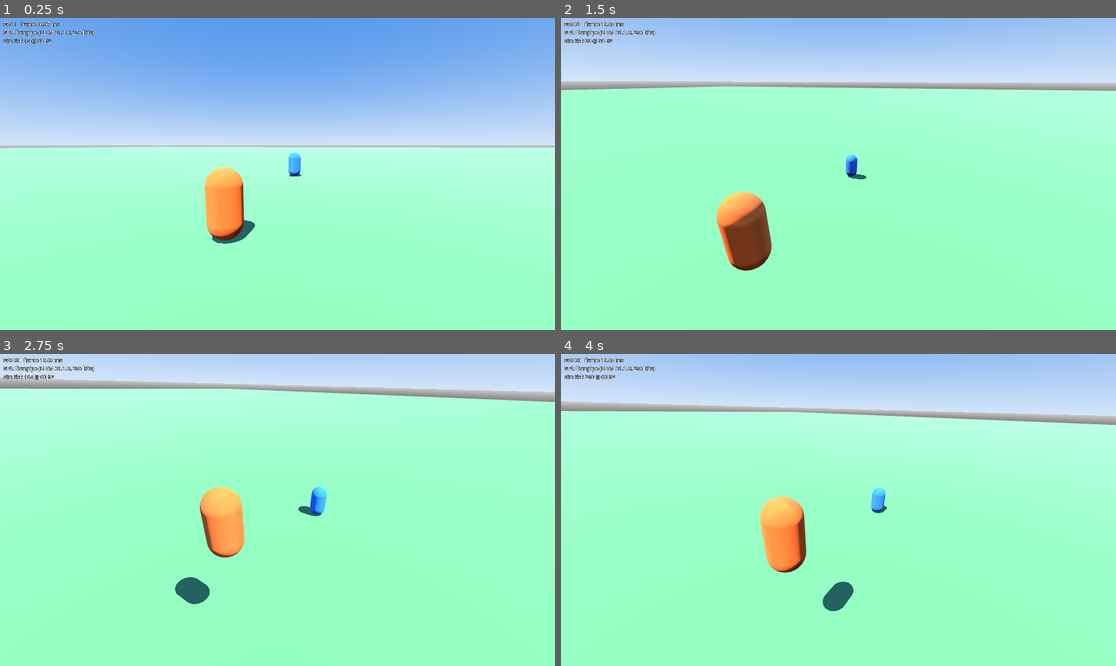
Above: before the commit, frames 1-4 (two rows, left to right).
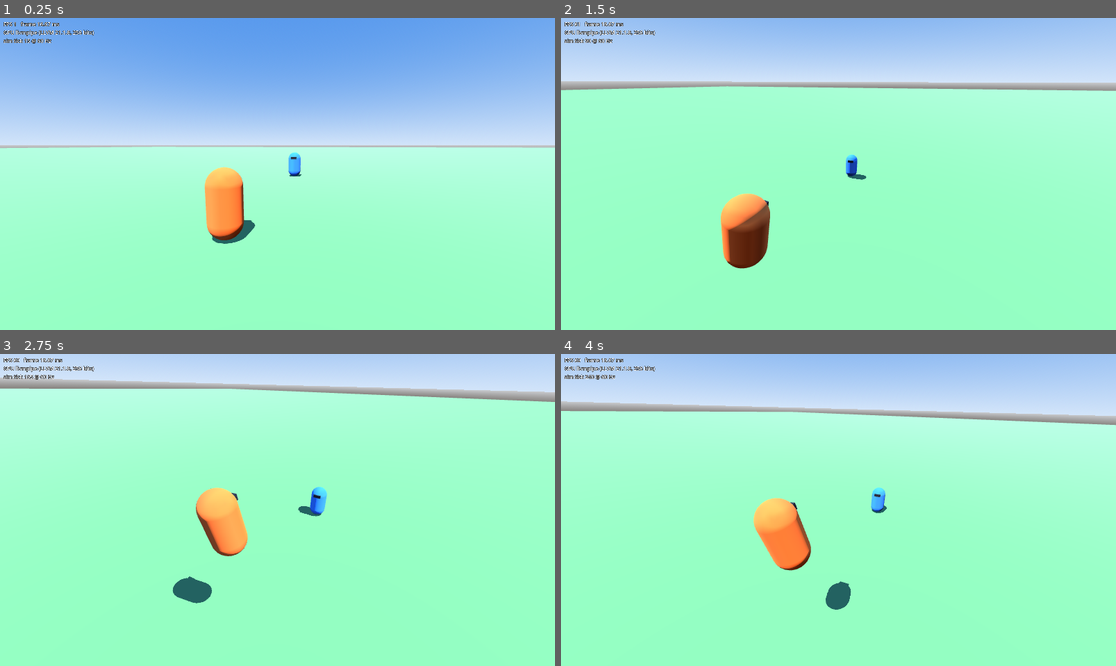
Above: after the commit, the same moments.

Repository: ArnabChatterjee20k/skybreak
Game: Godot game, scene res://game/levels/test_arena.tscn
The game is run twice, just before and just after one commit, with the same random seed, the same clock (stepped at 60 frames per second) and the same inputs.
Inputs (mouse positions are in pixels of both pictures, inside the frame that each line leads up to):
- Up to frame 1 (0.25 s): no input
- Up to frame 2 (1.5 s): tap Enter at 0.5 s; move the mouse to (960, 158) at 0.52 s; hold D (move_right) 0.53-1.28 s; tap Space (ascend) at 0.6 s; click (960, 158) at 0.67 s; move the mouse to (810, 174) at 1.27 s; hold W (move_forward) from 1.28 s (still down); tap E (fighter_block) at 1.35 s
- Up to frame 3 (2.75 s): keep holding W (move_forward); move the mouse to (288, 503) at 2.02 s; tap X (fighter_breaker) at 2.1 s
- Up to frame 4 (4 s): keep holding W (move_forward); move the mouse to (832, 516) at 2.77 s; tap R (fighter_charge) at 2.85 s; click (832, 516) at 2.92 s; move the mouse to (877, 513) at 3.52 s; tap Shift (fighter_dash) at 3.6 s

The runs differ from the first frame. In frame 1, less than 0.1% of the frame differs, in the area x 43-54%, y 44-66%; in frame 2, 0.9%, in the area x 27-55%, y 45-82%; in frame 3, 0.6%; in frame 4, 0.8%.

Commit message:
Draw fighters from sim state with facing and lean (T-101)
FighterView replaces the plain capsules in the test arena. It draws a
placeholder capsule with a visor on its facing side, turns to the sim's
facing_yaw, leans into its velocity relative to that facing (18 degrees at
full flight speed, 32 while dashing, smoothed), hides while vanished, and
interpolates position and facing between the last two sim ticks. The arena
script now only wires views to fighters.

Co-Authored-By: Claude Opus 5.5 <noreply@anthropic.com>

Diff:
--- a/game/levels/test_arena.gd
+++ b/game/levels/test_arena.gd
@@ -1,29 +1,27 @@
 extends Node3D
 ## Grey-box arena: runs the combat sim at the physics tick and draws each
-## fighter as a capsule, interpolated between the last two sim states.
+## fighter through a FighterView, interpolated between the last two sim states.
 
 const FIGHTER_STARTS: Array[Vector3] = [Vector3(0, 1, 6), Vector3(0, 1, -6)]
 
 var sim := CombatSim.new()
 
-var _previous_positions: Array[Vector3] = []
-
 @onready var _player_input: KeyboardMouseInput = $KeyboardMouseInput
-@onready var _fighter_views: Array[Node3D] = [$Fighter1, $Fighter2]
+@onready var _fighter_views: Array[FighterView] = [$Fighter1, $Fighter2]
 @onready var _camera: FighterCamera = $FighterCamera
 
 
 func _ready() -> void:
-	for start in FIGHTER_STARTS:
-		sim.add_fighter(start)
-		_previous_positions.append(start)
+	for i in FIGHTER_STARTS.size():
+		_fighter_views[i].fighter = sim.add_fighter(FIGHTER_STARTS[i])
+		_fighter_views[i].remember_previous_tick()
 	sim.lock_everyone_onto_nearest()
 	$DebugOverlay.sim = sim
 
 
 func _physics_process(_delta: float) -> void:
-	for i in sim.fighters.size():
-		_previous_positions[i] = sim.fighters[i].position
+	for view in _fighter_views:
+		view.remember_previous_tick()
 	var inputs: Array[FighterInput] = [
 		_player_input.read_tick(_camera.view_yaw(), _camera.orbit),
 		FighterInput.new(),
@@ -33,8 +31,8 @@
 
 func _process(delta: float) -> void:
 	var blend := Engine.get_physics_interpolation_fraction()
-	for i in _fighter_views.size():
-		_fighter_views[i].position = _previous_positions[i].lerp(sim.fighters[i].position, blend)
+	for view in _fighter_views:
+		view.present(blend, delta)
 	var player := sim.fighters[0]
 	var locked := player.lock_on_target >= 0
 	var target := _fighter_views[player.lock_on_target].position if locked else Vector3.ZERO
--- a/game/levels/test_arena.tscn
+++ b/game/levels/test_arena.tscn
@@ -1,10 +1,11 @@
-[gd_scene load_steps=13 format=3]
+[gd_scene load_steps=11 format=3]
 
 [ext_resource type="Script" path="res://game/levels/test_arena.gd" id="1_arena"]
 [ext_resource type="Script" path="res://game/input/keyboard_mouse_input.gd" id="2_input"]
 [ext_resource type="Script" path="res://game/debug/debug_overlay.gd" id="3_overlay"]
 [ext_resource type="Script" path="res://game/ui/graphics_menu.gd" id="4_graphics"]
 [ext_resource type="Script" path="res://game/view/camera/fighter_camera.gd" id="5_camera"]
+[ext_resource type="Script" path="res://game/view/fighter/fighter_view.gd" id="6_fighter_view"]
 
 [sub_resource type="ProceduralSkyMaterial" id="sky_material"]
 sky_top_color = Color(0.25, 0.45, 0.85, 1)
@@ -25,14 +26,6 @@
 [sub_resource type="StandardMaterial3D" id="ground_material"]
 albedo_color = Color(0.35, 0.5, 0.3, 1)
 
-[sub_resource type="CapsuleMesh" id="fighter_mesh"]
-
-[sub_resource type="StandardMaterial3D" id="fighter1_material"]
-albedo_color = Color(0.9, 0.4, 0.15, 1)
-
-[sub_resource type="StandardMaterial3D" id="fighter2_material"]
-albedo_color = Color(0.2, 0.45, 0.95, 1)
-
 [node name="TestArena" type="Node3D"]
 script = ExtResource("1_arena")
 
@@ -47,13 +40,13 @@
 mesh = SubResource("ground_mesh")
 surface_material_override/0 = SubResource("ground_material")
 
-[node name="Fighter1" type="MeshInstance3D" parent="."]
-mesh = SubResource("fighter_mesh")
-surface_material_override/0 = SubResource("fighter1_material")
+[node name="Fighter1" type="Node3D" parent="."]
+script = ExtResource("6_fighter_view")
+body_color = Color(0.9, 0.4, 0.15, 1)
 
-[node name="Fighter2" type="MeshInstance3D" parent="."]
-mesh = SubResource("fighter_mesh")
-surface_material_override/0 = SubResource("fighter2_material")
+[node name="Fighter2" type="Node3D" parent="."]
+script = ExtResource("6_fighter_view")
+body_color = Color(0.2, 0.45, 0.95, 1)
 
 [node name="FighterCamera" type="Camera3D" parent="."]
 fov = 75.0
--- /dev/null
+++ b/game/view/fighter/fighter_view.gd
@@ -0,0 +1,72 @@
+class_name FighterView
+extends Node3D
+## Draws one fighter from sim state: a placeholder capsule with a visor that
+## shows its facing. It leans into its movement and hides while vanished.
+## Interpolates between the last two sim ticks so it is smooth at any fps.
+
+## Lean at full speed, in radians. Dashes lean harder.
+const MAX_LEAN := deg_to_rad(18.0)
+const MAX_DASH_LEAN := deg_to_rad(32.0)
+## Speed (m/s) that gives full lean when not dashing.
+const FULL_LEAN_SPEED := 30.0
+## How fast the lean catches up with its goal, per second.
+const LEAN_SHARPNESS := 10.0
+
+@export var body_color := Color(0.9, 0.4, 0.15)
+
+## The sim state this view draws; set before the first frame.
+var fighter: FighterState
+
+var _previous_position := Vector3.ZERO
+var _previous_yaw := 0.0
+var _lean := Vector2.ZERO
+var _body: Node3D
+
+
+func _ready() -> void:
+	_body = Node3D.new()
+	add_child(_body)
+	var capsule := MeshInstance3D.new()
+	capsule.mesh = CapsuleMesh.new()
+	capsule.material_override = _material(body_color)
+	_body.add_child(capsule)
+	var visor := MeshInstance3D.new()
+	var visor_mesh := BoxMesh.new()
+	visor_mesh.size = Vector3(0.45, 0.18, 0.2)
+	visor.mesh = visor_mesh
+	visor.position = Vector3(0, 0.55, -0.42)
+	visor.material_override = _material(Color(0.1, 0.1, 0.12))
+	_body.add_child(visor)
+
+
+## Call once per sim tick, before the sim advances.
+func remember_previous_tick() -> void:
+	_previous_position = fighter.position
+	_previous_yaw = fighter.facing_yaw
+
+
+## Call every rendered frame. blend: 0 = previous tick, 1 = latest tick.
+func present(blend: float, delta: float) -> void:
+	position = _previous_position.lerp(fighter.position, blend)
+	var yaw := lerp_angle(_previous_yaw, fighter.facing_yaw, blend)
+	var dashing := fighter.state == FighterState.State.DASHING
+	var goal := lean_for(fighter.velocity, fighter.facing_yaw,
+		MAX_DASH_LEAN if dashing else MAX_LEAN)
+	_lean = _lean.lerp(goal, 1.0 - exp(-LEAN_SHARPNESS * delta))
+	_body.basis = Basis(Vector3.UP, yaw) * Basis(Vector3.RIGHT, _lean.x) * Basis(Vector3.BACK, _lean.y)
+	visible = fighter.state != FighterState.State.VANISHING
+
+
+## Lean angles for a velocity: x = pitch (negative leans forward),
+## y = roll (negative leans right). Full lean at FULL_LEAN_SPEED and above.
+static func lean_for(velocity: Vector3, facing_yaw: float, max_lean: float) -> Vector2:
+	var local := Basis(Vector3.UP, facing_yaw).inverse() * velocity
+	var forward := clampf(-local.z / FULL_LEAN_SPEED, -1.0, 1.0)
+	var right := clampf(local.x / FULL_LEAN_SPEED, -1.0, 1.0)
+	return Vector2(-forward * max_lean, -right * max_lean)
+
+
+static func _material(color: Color) -> StandardMaterial3D:
+	var material := StandardMaterial3D.new()
+	material.albedo_color = color
+	return material
--- /dev/null
+++ b/tests/view/test_fighter_view.gd
@@ -0,0 +1,73 @@
+extends GutTest
+
+const MAX := FighterView.MAX_LEAN
+const FAST := FighterView.FULL_LEAN_SPEED
+
+var _view: FighterView
+var _state: FighterState
+
+
+func before_each() -> void:
+	_state = FighterState.new()
+	_view = FighterView.new()
+	_view.fighter = _state
+	add_child_autofree(_view)
+
+
+## Where the top of the body points after leaning.
+func _body_up() -> Vector3:
+	return _view.get_child(0).global_basis.y
+
+
+func test_standing_still_does_not_lean() -> void:
+	assert_eq(FighterView.lean_for(Vector3.ZERO, 0.0, MAX), Vector2.ZERO)
+
+
+func test_moving_forward_leans_forward_at_full_speed() -> void:
+	var lean := FighterView.lean_for(Vector3(0, 0, -FAST), 0.0, MAX)
+	assert_almost_eq(lean.x, -MAX, 0.0001)
+	assert_almost_eq(lean.y, 0.0, 0.0001)
+
+
+func test_lean_is_relative_to_facing() -> void:
+	# Facing right (yaw -90°) and moving right is moving forward.
+	var lean := FighterView.lean_for(Vector3(FAST, 0, 0), deg_to_rad(-90.0), MAX)
+	assert_almost_eq(lean.x, -MAX, 0.0001)
+	assert_almost_eq(lean.y, 0.0, 0.0001)
+
+
+func test_lean_never_exceeds_the_maximum() -> void:
+	var lean := FighterView.lean_for(Vector3(500, 0, -500), 0.0, MAX)
+	assert_almost_eq(absf(lean.x), MAX, 0.0001)
+	assert_almost_eq(absf(lean.y), MAX, 0.0001)
+
+
+func test_body_tips_toward_forward_motion() -> void:
+	_state.velocity = Vector3(0, 0, -FAST)
+	for _frame in 60:
+		_view.present(1.0, 1.0 / 60.0)
+	assert_lt(_body_up().z, -0.1, "top of the body tips forward (-Z)")
+
+
+func test_body_tips_toward_sideways_motion() -> void:
+	_state.velocity = Vector3(FAST, 0, 0)
+	for _frame in 60:
+		_view.present(1.0, 1.0 / 60.0)
+	assert_gt(_body_up().x, 0.1, "top of the body tips right (+X)")
+
+
+func test_view_interpolates_position_between_ticks() -> void:
+	_state.position = Vector3.ZERO
+	_view.remember_previous_tick()
+	_state.position = Vector3(2, 0, 0)
+	_view.present(0.25, 1.0 / 60.0)
+	assert_almost_eq(_view.position.x, 0.5, 0.0001)
+
+
+func test_vanished_fighter_is_hidden() -> void:
+	_state.enter_state(FighterState.State.VANISHING)
+	_view.present(1.0, 1.0 / 60.0)
+	assert_false(_view.visible)
+	_state.enter_state(FighterState.State.FLYING)
+	_view.present(1.0, 1.0 / 60.0)
+	assert_true(_view.visible)
Not shown, added: game/view/fighter/fighter_view.gd.uid
Not shown, added: tests/view/test_fighter_view.gd.uid
